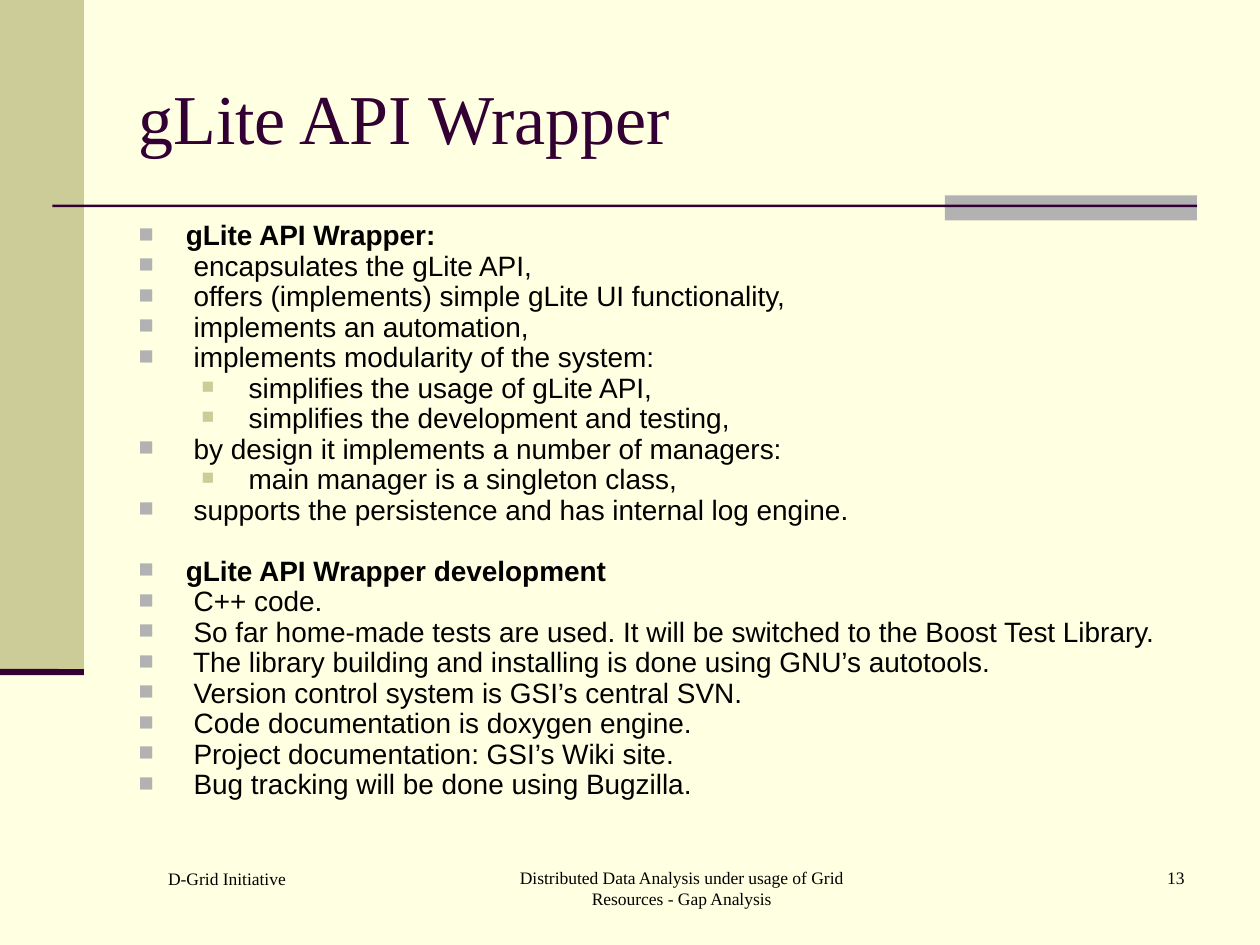
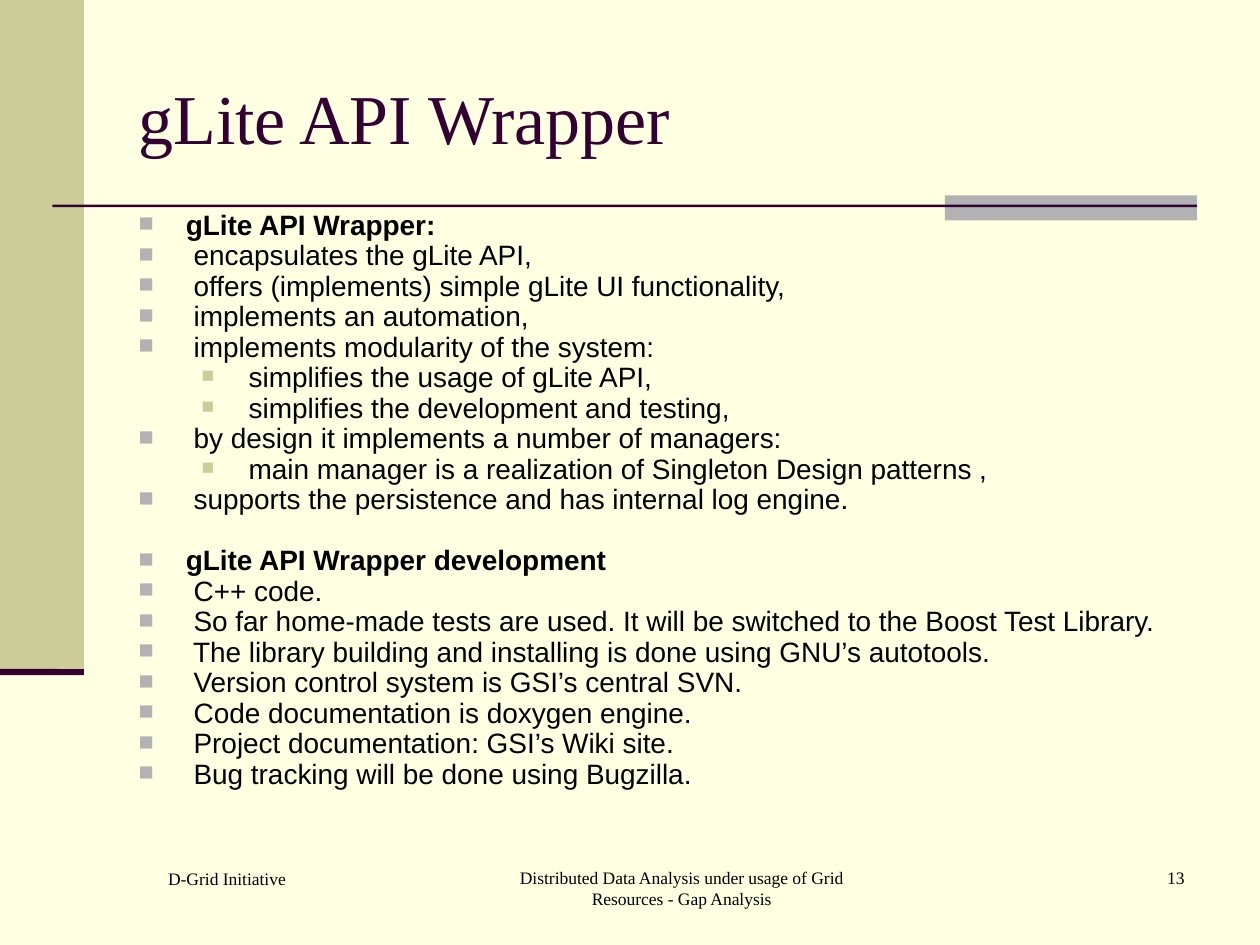
Before and after one commit to AnarManafov/PoDDocumentation, a slide deck: slide 13 of HEPCG-Workshops/2006-Nov/HEPCG-Workshops-2006-Nov.ppt. Drawn at 1260x945 pixels with LibreOffice and Linux fonts; fonts in the diff are those of the drawing. Boxes give left, top, right and bottom in pixels: in the first picture for what was removed or moved away, otherwise in the second. Text is boxed around its words. In the diff, an @@ line names an element or a change of style, - is before the commit and + after.

```diff
--- a/HEPCG-Workshops/2006-Nov/HEPCG-Workshops-2006-Nov.ppt
+++ b/HEPCG-Workshops/2006-Nov/HEPCG-Workshops-2006-Nov.ppt
@@ text "gLite API Wrapper:": place and size @@
-text "gLite API Wrapper:" at [186,224,1154,799]
+text "gLite API Wrapper:" at [186,214,1154,789]
@@ text at [249,458,972,484]: text changed @@
-  ■ main manager is a singleton class,
+  ■ main manager is a realization of Singleton Design patterns ,
```
Also in this commit, not shown: 8 other slides changed.
